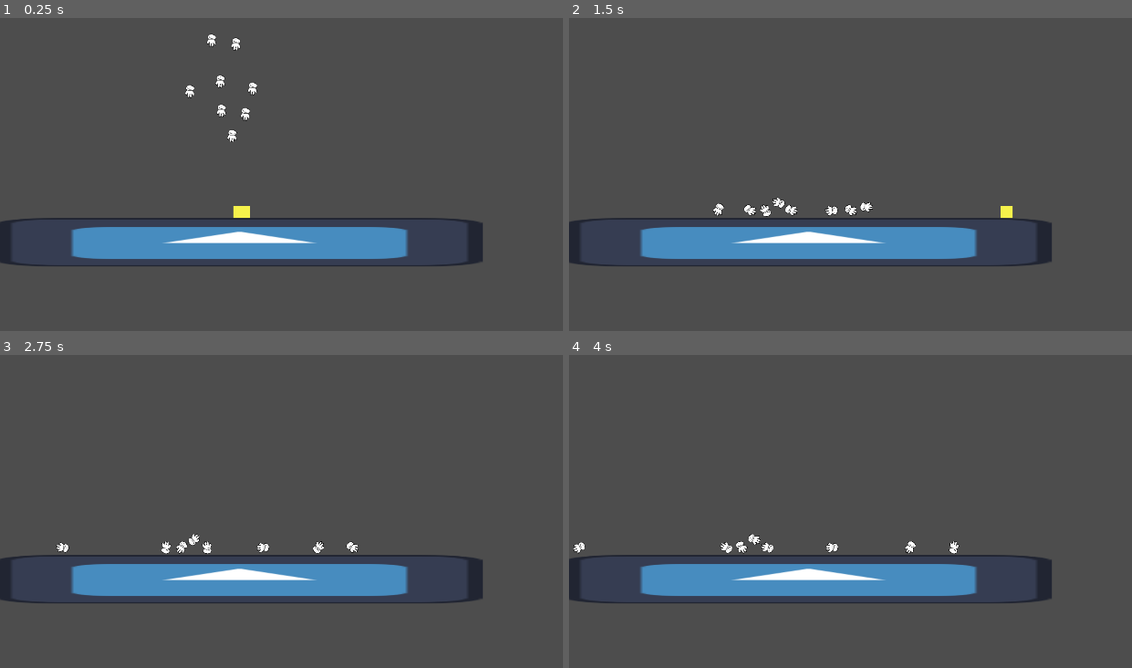
Above: before the commit, frames 1-4 (two rows, left to right).
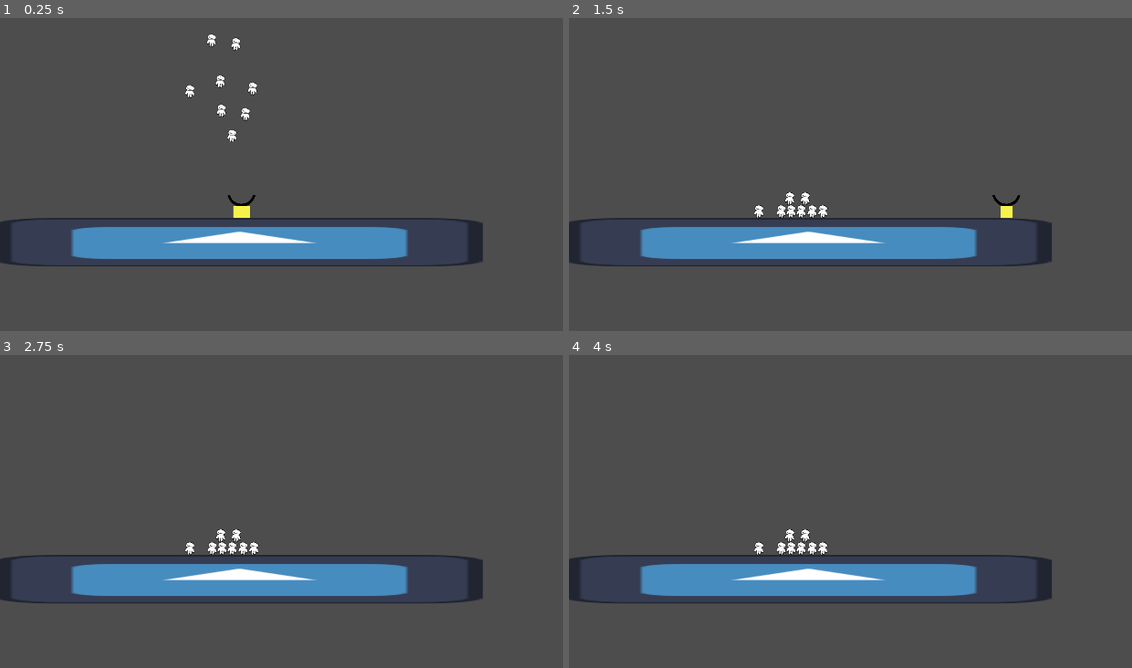
Above: after the commit, the same moments.

Repository: ValorZard/RainyPlatformer
Game: Godot game, scene res://Scenes/testPhysics.tscn
The game is run twice, just before and just after one commit, with the same random seed, the same clock (stepped at 60 frames per second) and the same inputs. This scene is started directly instead of the project's main scene. The engine's default icon, where the game draws it, is replaced by a stand-in: a white triangle on a blue panel in a dark square.
Inputs:
- Up to frame 1 (0.25 s): no input
- Up to frame 2 (1.5 s): hold Right (ui_right) from 0.53 s (still down); tap Space (jump) at 0.77 s
- Up to frame 3 (2.75 s): tap Space (jump) at 1.52 s; release Right (ui_right) at 2.03 s; hold Left (ui_left) from 2.03 s (still down)
- Up to frame 4 (4 s): release Left (ui_left) at 2.78 s; hold Right (ui_right) from 2.78 s (still down); tap Space (jump) at 3.02, 3.77 s

The runs differ from the first frame. In frame 1, less than 0.1% of the frame differs, in the area x 40-46%, y 56-61%; in frame 2, 0.7%; in frame 3, 0.7%; in frame 4, 0.7%, in the area x 0-70%, y 55-64%.

Commit message:
started adding scoop

Diff:
--- a/Actors/person.tscn
+++ b/Actors/person.tscn
@@ -2,14 +2,15 @@
 
 [ext_resource type="Texture2D" uid="uid://uj0wn7sas77l" path="res://Art/TestGuy.png" id="1_8pnwv"]
 
-[sub_resource type="CircleShape2D" id="CircleShape2D_01u2j"]
-radius = 20.0
+[sub_resource type="RectangleShape2D" id="RectangleShape2D_vv1gr"]
+size = Vector2(26, 34)
 
 [node name="Person" type="RigidBody2D"]
 collision_mask = 3
+mass = 1000.0
 
 [node name="Sprite2D" type="Sprite2D" parent="."]
 texture = ExtResource("1_8pnwv")
 
 [node name="CollisionShape2D" type="CollisionShape2D" parent="."]
-shape = SubResource("CircleShape2D_01u2j")
+shape = SubResource("RectangleShape2D_vv1gr")
--- a/Scenes/testPhysics.tscn
+++ b/Scenes/testPhysics.tscn
@@ -1,8 +1,11 @@
-[gd_scene load_steps=4 format=3 uid="uid://ct4wjes67om1"]
+[gd_scene load_steps=6 format=3 uid="uid://ct4wjes67om1"]
 
 [ext_resource type="PackedScene" uid="uid://di7p6wgg3v4fj" path="res://Platforms/TestPlatform.tscn" id="1_5885n"]
 [ext_resource type="PackedScene" uid="uid://cfpv8m0lwxvea" path="res://Actors/person.tscn" id="2_tqh3s"]
 [ext_resource type="PackedScene" uid="uid://cvboky6pqlyk0" path="res://Player/Player.tscn" id="4_2o081"]
+[ext_resource type="Texture2D" uid="uid://c3ryvuqs1rsum" path="res://Art/TestScoop.png" id="4_c4mpt"]
+
+[sub_resource type="ConcavePolygonShape2D" id="ConcavePolygonShape2D_dxhco"]
 
 [node name="TestScene" type="Node2D"]
 
@@ -36,3 +39,11 @@
 
 [node name="Player" parent="." instance=ExtResource("4_2o081")]
 position = Vector2(636, 548)
+
+[node name="Sprite2D" type="Sprite2D" parent="Player"]
+position = Vector2(0, -36)
+scale = Vector2(0.41, 0.41)
+texture = ExtResource("4_c4mpt")
+
+[node name="CollisionShape2D" type="CollisionShape2D" parent="Player"]
+shape = SubResource("ConcavePolygonShape2D_dxhco")
Binary file added: Art/TestScoop.png
Not shown, added: Art/TestScoop.png.import
